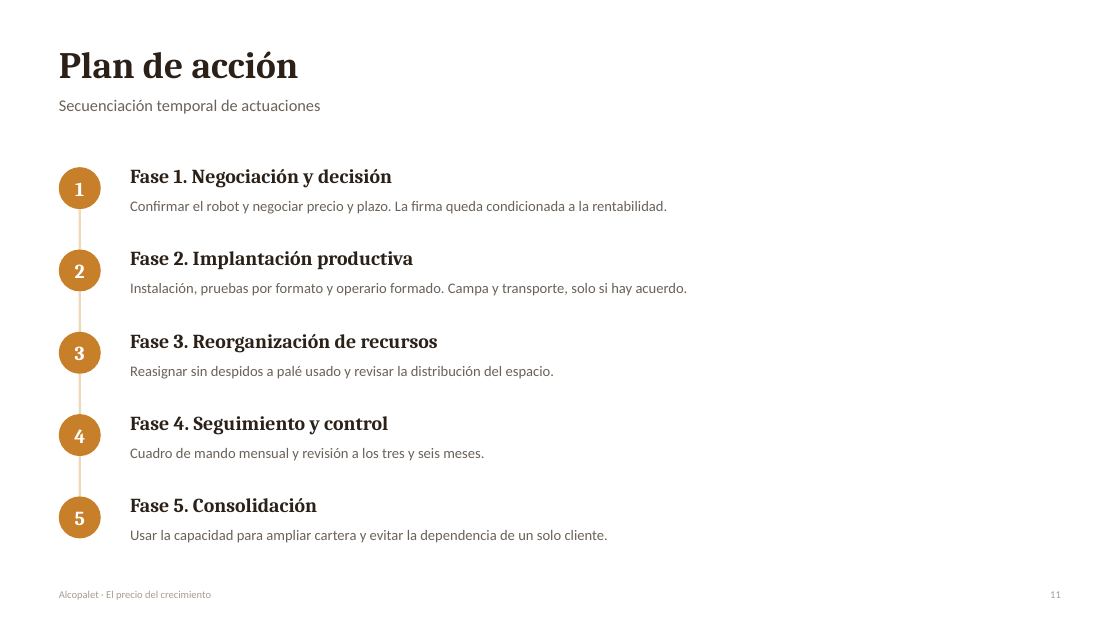
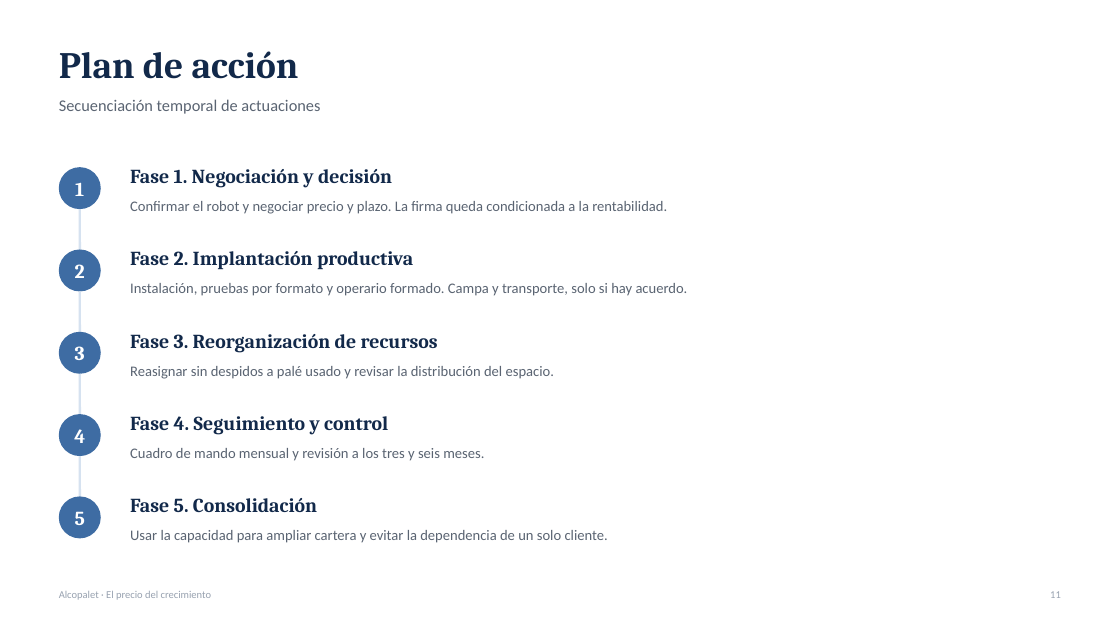
Before and after one commit to daniverdugocal-dot/DANISANTELMO, a slide deck: slide 11 of Alcopalet_Defensa.pptx. Drawn at 1120x630 pixels with LibreOffice and Linux fonts; fonts in the diff are those of the drawing. Boxes give left, top, right and bottom in pixels: in the first picture for what was removed or moved away, otherwise in the second. Text is boxed around its words. In the diff, an @@ line names an element or a change of style, - is before the commit and + after.

```diff
--- a/Alcopalet_Defensa.pptx
+++ b/Alcopalet_Defensa.pptx
@@ line (80, 209) - (80, 250): stroke #EFD9B8 2 pt to #D6E2F0 2 pt @@
@@ line (80, 292) - (80, 332): stroke #EFD9B8 2 pt to #D6E2F0 2 pt @@
@@ line (80, 374) - (80, 414): stroke #EFD9B8 2 pt to #D6E2F0 2 pt @@
@@ line (80, 456) - (80, 497): stroke #EFD9B8 2 pt to #D6E2F0 2 pt @@
@@ fill #C87F2A to #3E6CA3 in 5 elements at bbox=[59, 167, 101, 209], bbox=[59, 250, 101, 292], bbox=[59, 332, 101, 374], bbox=[59, 414, 101, 456], bbox=[59, 497, 101, 539] @@
@@ text colour #2B2118 to #12294A in 6 elements at bbox=[59, 51, 299, 79], bbox=[130, 169, 392, 188], bbox=[130, 251, 413, 270], bbox=[130, 334, 438, 353], bbox=[130, 416, 388, 435], bbox=[130, 498, 317, 512] @@
@@ text colour #6B6259 to #5A6472 in 6 elements at bbox=[59, 99, 320, 114], bbox=[130, 201, 667, 214], bbox=[130, 283, 688, 296], bbox=[130, 366, 554, 379], bbox=[130, 448, 484, 461], bbox=[130, 530, 608, 543] @@
@@ text "Alcopalet · El precio del ..." at bbox=[59, 591, 211, 600]: text colour #A79E93 to #98A2B0 @@
@@ text "11" at bbox=[1050, 591, 1061, 598]: text colour #A79E93 to #98A2B0 @@
```
Also in this commit, not shown: 11 other slides changed, 1 other file.
